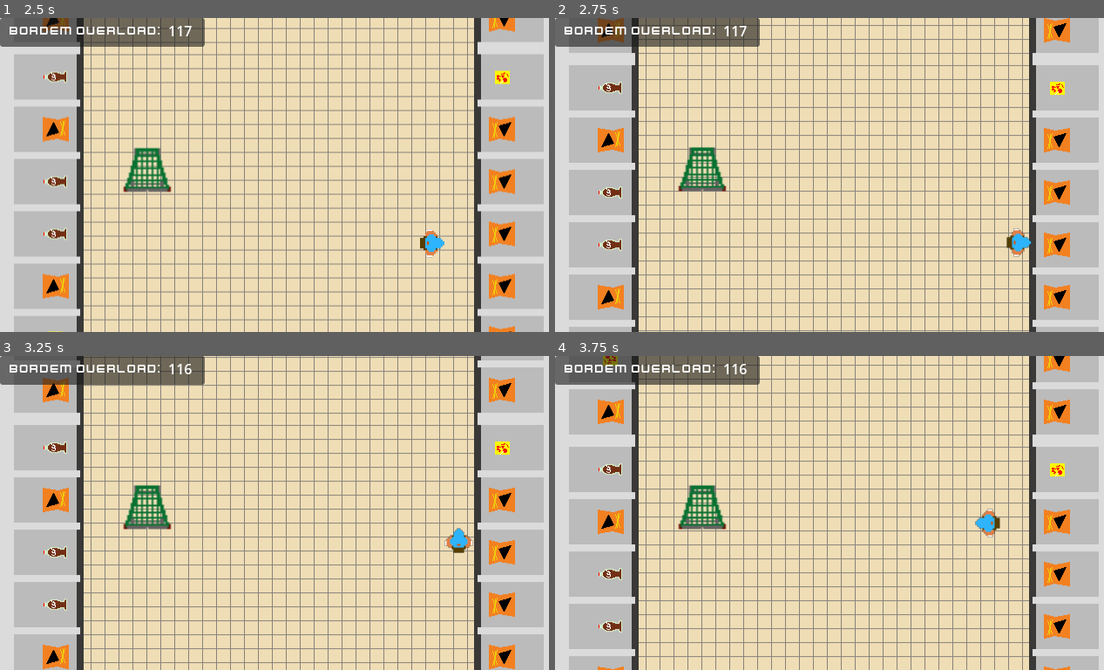
Above: before the commit, frames 1-4 (two rows, left to right).
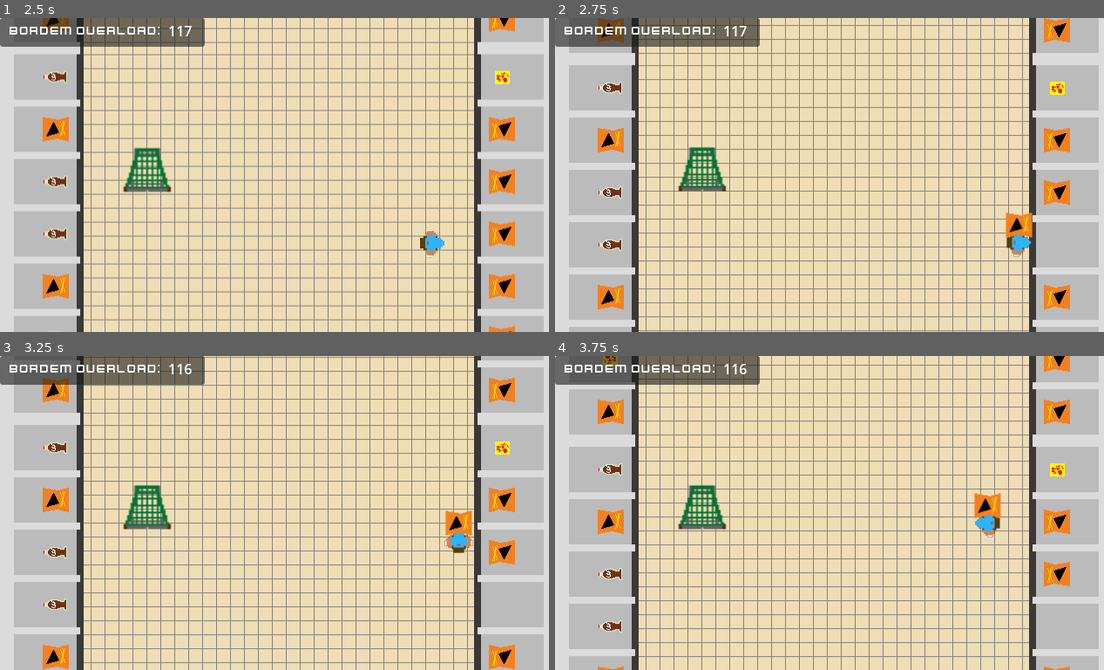
Above: after the commit, the same moments.

Repository: SpeedyLom/wild-jam-65
Game: Godot game, scene res://scenes/game.tscn
Two runs of this game, one before a commit and one after it. Both use one fixed random seed, a clock stepped at 60 frames per second and the inputs below.
Inputs:
- Up to frame 1 (2.5 s): hold D (right) 0.53-1.28 s; hold S (down) 1.28-2.03 s; hold D (right) from 2.03 s (still down)
- Up to frame 2 (2.75 s): keep holding D (right)
- Up to frame 3 (3.25 s): release D (right) at 2.78 s; hold W (up) from 2.78 s (still down)
- Up to frame 4 (3.75 s): release W (up) at 3.53 s; hold A (left) from 3.53 s (still down)

Frame 1 is identical in both runs. In frame 2, 0.7% of the frame differs, in the area x 82-94%, y 61-77%; in frame 3, 0.7%; in frame 4, 0.7%, in the area x 76-94%, y 43-90%.

Commit message:
Pick up items on shelves

Diff:
--- a/entities/player.gd
+++ b/entities/player.gd
@@ -4,6 +4,8 @@
 @onready var animationPlayer := $AnimationPlayer
 
 @export var speed: int = 200
+
+var heldProduct: Product = null
 
 func get_input() -> void:
 	var input_direction = Input.get_vector("left", "right", "up", "down")
@@ -23,3 +25,13 @@
 func _physics_process(_delta: float) -> void:
 	get_input()
 	move_and_slide()
+
+	if (hasItem()):
+		heldProduct.global_position = global_position + Vector2(0, -20)
+
+func hasItem() -> bool:
+	return heldProduct != null
+
+func holdItem(product: Product) -> void:
+	add_child(product)
+	heldProduct = product
--- a/objects/product.gd
+++ b/objects/product.gd
@@ -10,3 +10,9 @@
 # Called every frame. 'delta' is the elapsed time since the previous frame.
 func _process(delta):
 	pass
+
+func _on_body_entered(body: Player):
+	if (body.hasItem() == false):
+		body.holdItem(self.duplicate())
+		set_deferred("monitoring", false)
+		call_deferred("queue_free")
--- a/objects/product.tscn
+++ b/objects/product.tscn
@@ -3,12 +3,15 @@
 [ext_resource type="Script" path="res://objects/product.gd" id="1_nsmnp"]
 
 [sub_resource type="CircleShape2D" id="CircleShape2D_awwap"]
-radius = 35.0
+radius = 50.0
 
 [node name="Product" type="Area2D" groups=["products"]]
+collision_mask = 2
 script = ExtResource("1_nsmnp")
 
 [node name="Sprite2D" type="Sprite2D" parent="."]
 
 [node name="CollisionShape2D" type="CollisionShape2D" parent="."]
 shape = SubResource("CircleShape2D_awwap")
+
+[connection signal="body_entered" from="." to="." method="_on_body_entered"]
